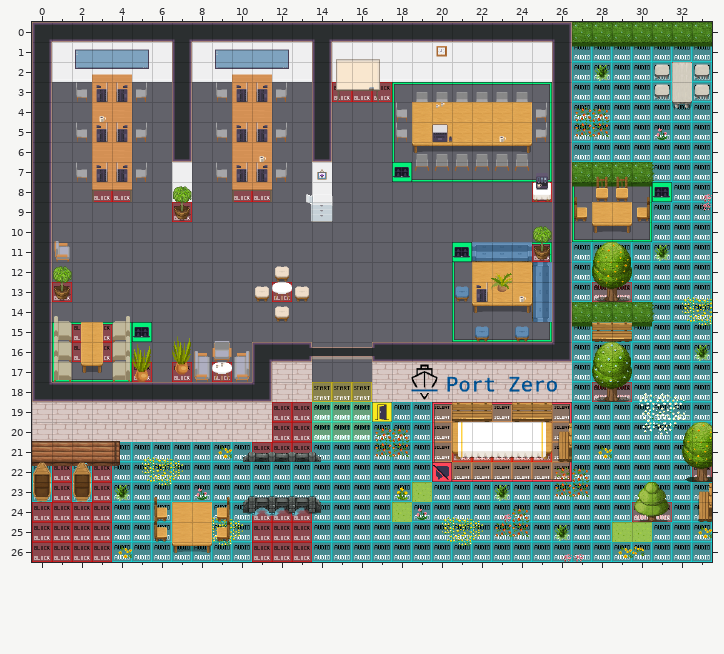
Two states of a Tiled map (JSON), office-winter.tmj. That is the earlier state.
Cells are 32x32 px. Shown: x 0..33, y 0..26.
After:
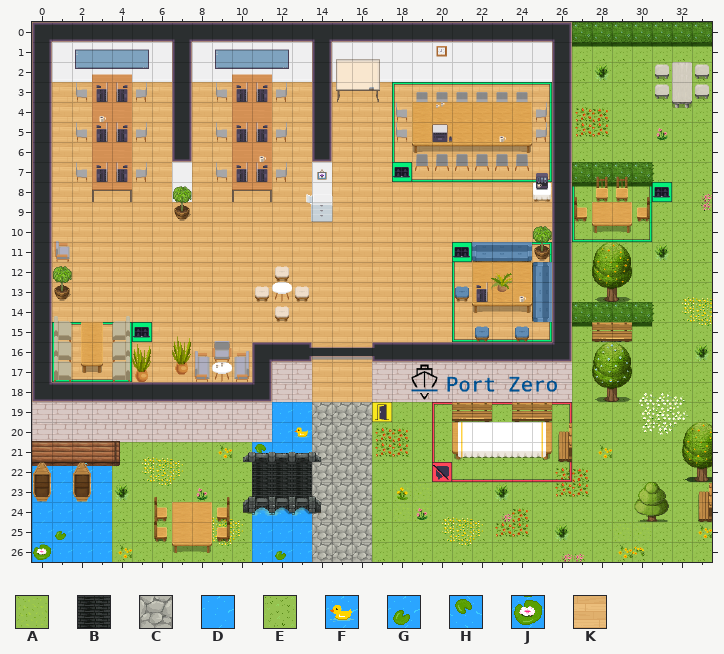
Key: from "WA_Exterior": A 629, B 651, C 665, D 676, E 720, F 768, G 792, H 792 flipped up-down, J 794; from "WA_Room_Builder": K 169.
_ is an empty cell.
Tiles of an added or newly shown layer are drawn over the layers below it.
Commit: show ground layer
The exact change:
Layer "boeden" (now shown):
y 1: x 27..33 _______ -> EEEEEEE
y 2: x 27..31 _____ -> EEEEE; x 33 _ -> E
y 3: x 1..2 __ -> KK; x 5..6 __ -> KK; x 8..9 __ -> KK; x 12..13 __ -> KK; x 15..25 ___________ -> KKKKKKKKKKK; x 27..31 _____ -> EEEEE; x 33 _ -> E
y 4..5: x 1..2 __ -> KK; x 5..6 __ -> KK; x 8..9 __ -> KK; x 12..13 __ -> KK; x 15..18 ____ -> KKKK; x 25 _ -> K; x 27..33 _______ -> EEEEEEE
y 6: x 1..2 __ -> KK; x 5..6 __ -> KK; x 8..9 __ -> KK; x 12..13 __ -> KK; x 15..25 ___________ -> KKKKKKKKKKK; x 27..33 _______ -> EEEEEEE
y 7: x 1..2 __ -> KK; x 5..6 __ -> KK; x 8..9 __ -> KK; x 12..13 __ -> KK; x 15..17 ___ -> KKK; x 19..25 _______ -> KKKKKKK; x 31..33 ___ -> EEE
y 8: x 1..6 ______ -> KKKKKK; x 8..13 ______ -> KKKKKK; x 15..25 ___________ -> KKKKKKKKKKK; x 27..30 ____ -> EEEE; x 32..33 __ -> EE
y 9: x 1..13 _____________ -> KKKKKKKKKKKKK; x 15..25 ___________ -> KKKKKKKKKKK; x 27 _ -> E; x 30..33 ____ -> EEEE
y 10: x 1..25 _________________________ -> KKKKKKKKKKKKKKKKKKKKKKKKK; x 27..33 _______ -> EEEEEEE
y 11: x 1..20 ____________________ -> KKKKKKKKKKKKKKKKKKKK; x 25 _ -> K; x 27..33 _______ -> EEEEEEE
y 12..13: x 1..21 _____________________ -> KKKKKKKKKKKKKKKKKKKKK; x 27..33 _______ -> EEEEEEE
y 14: x 1..24 ________________________ -> KKKKKKKKKKKKKKKKKKKKKKKK; x 31..33 ___ -> EEE
y 15: x 1..4 ____ -> KKKK; x 6..25 ____________________ -> KKKKKKKKKKKKKKKKKKKK; x 27..33 _______ -> EEEEEEE
y 16..17: x 1..10 __________ -> KKKKKKKKKK; x 14..16 ___ -> KKK; x 27..33 _______ -> EEEEEEE
y 18: x 14..16 ___ -> KKK; x 27..33 _______ -> EEEEEEE
y 19: x 12..33 ______________________ -> DDCCCEEEEEEEEEEEEEEEEE
y 20: x 12..20 _________ -> DFCCCEEEE; x 26..33 ________ -> EEEEEEEE
y 21: x 4..32 _____________________________ -> EEEEEEEHDDCCCEEEEEEEEEEEEEEEE
y 22: x 0..19 ____________________ -> DDDDEEEEEEEBBBCCCEEE; x 21..33 _____________ -> EEEEEEEEEEEEE
y 23: x 0..18 ___________________ -> DDDDEEEEEEEBBBCCCEA; x 20..33 ______________ -> EEEEEEEEEEEEEE
y 24: x 0..6 _______ -> DDDDEEE; x 9..17 _________ -> EEDDDCCCE; x 19..33 _______________ -> AEEEEEEEEEEEEEE
y 25: x 0..6 _______ -> DGDDEEE; x 9..28 ____________________ -> EEDDDCCCEEEEEEEEEEEE; x 31..33 ___ -> EEE
y 26: x 0..33 __________________________________ -> JDDDEEEEEEEDGDCCCEEEEEEEEEEEEEEEEE
Where, in picture pixels (left, top, right, bottom), the same in both pictures:
added: (32, 46, 712, 562)
